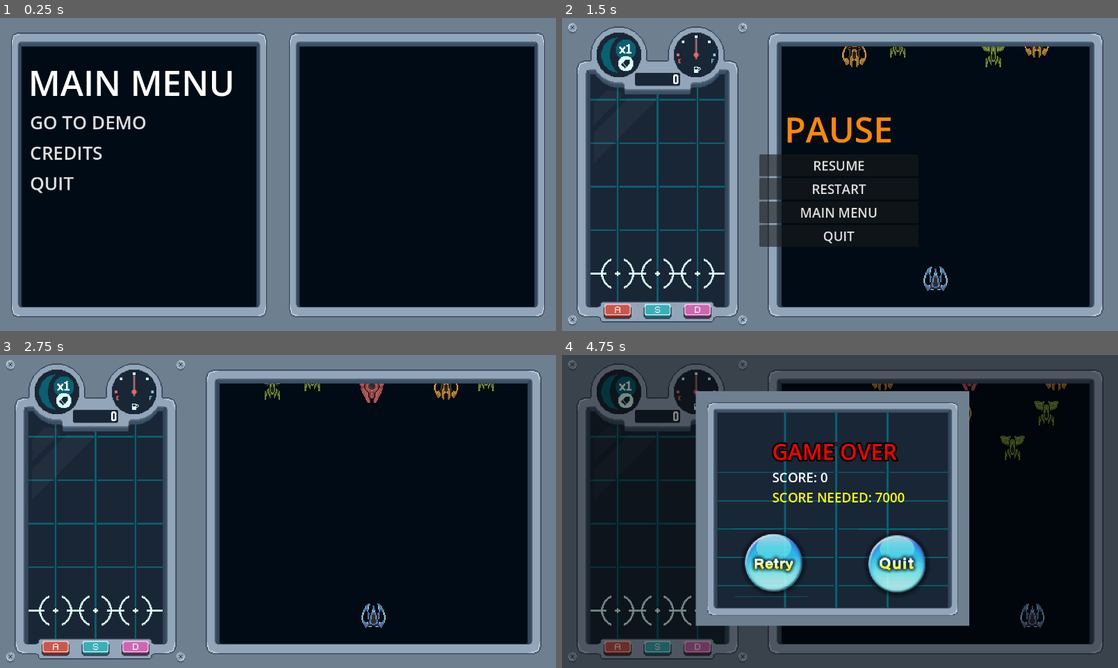
Above: before the commit, frames 1-4 (two rows, left to right).
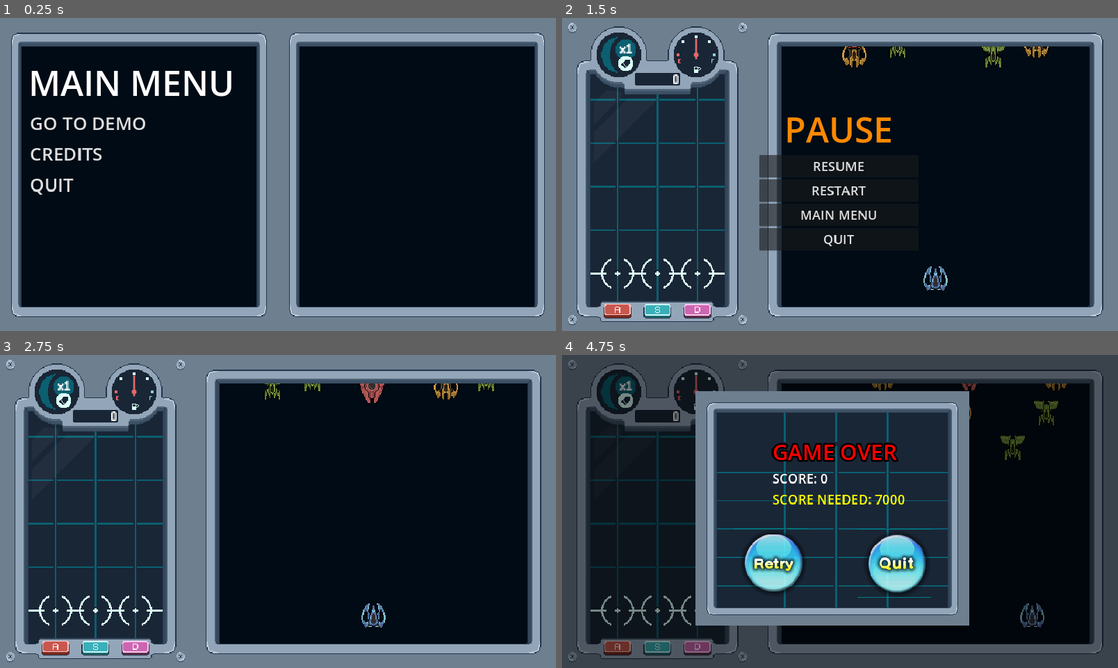
Above: after the commit, the same moments.

Repository: diego-acevedo/grabeaty
Game: Godot game, scene res://scenes/MENUS/main_menu.tscn
The game is run twice, just before and just after one commit, with the same random seed, the same clock (stepped at 60 frames per second) and the same inputs.
Inputs (mouse positions are in pixels of both pictures, inside the frame that each line leads up to):
- Up to frame 1 (0.25 s): no input
- Up to frame 2 (1.5 s): click "GO TO DEMO" at 0.5 s; tap Enter (Pause) at 1.25 s; hold Right (move_right) from 1.28 s (still down)
- Up to frame 3 (2.75 s): release Right (move_right) at 2 s; click "RESTART" at 2 s
- Up to frame 4 (4.75 s): hold Left (move_left) 2.78-3.5 s; click (773, 561) at 3.5 s; hold Right (move_right) from 4.28 s (still down)

The runs differ from the first frame. In frame 1, 1.3% of the frame differs, in the area x 2-98%, y 4-96%; in frame 2, 2.3%; in frame 3, 1.3%; in frame 4, 3.1%, in the area x 1-98%, y 1-98%.

Commit message:
feat: change sprite to notes

Diff:
--- a/project.godot
+++ b/project.godot
@@ -20,7 +20,6 @@
 window/size/viewport_width=1280
 window/size/viewport_height=720
 window/stretch/mode="canvas_items"
-window/stretch/scale_mode="integer"
 
 [input]
 
--- a/scenes/rythm/note.tscn
+++ b/scenes/rythm/note.tscn
@@ -1,7 +1,7 @@
 [gd_scene load_steps=4 format=3 uid="uid://ug85r7bb4k6j"]
 
 [ext_resource type="Script" path="res://scripts/rythm/note.gd" id="1_kjgis"]
-[ext_resource type="Texture2D" uid="uid://b7xe1ldr7cv3s" path="res://assets/sprites/CirculoBlanco.png" id="2_3bou3"]
+[ext_resource type="Texture2D" uid="uid://bjfgfq7ttf2be" path="res://assets/sprites/celestial_objects.png" id="2_skxyq"]
 
 [sub_resource type="RectangleShape2D" id="RectangleShape2D_a344c"]
 size = Vector2(30, 12)
@@ -9,10 +9,11 @@
 [node name="NOTA" type="Area2D"]
 script = ExtResource("1_kjgis")
 
-[node name="Circulo_Sprite" type="Sprite2D" parent="."]
-modulate = Color(0.763574, 0.00254073, 0.974554, 1)
-scale = Vector2(0.25, 0.25)
-texture = ExtResource("2_3bou3")
+[node name="NoteSprite" type="Sprite2D" parent="."]
+texture = ExtResource("2_skxyq")
+hframes = 12
+vframes = 8
+frame = 77
 
 [node name="Colision" type="CollisionShape2D" parent="."]
 shape = SubResource("RectangleShape2D_a344c")
--- a/scripts/rythm/note.gd
+++ b/scripts/rythm/note.gd
@@ -1,6 +1,6 @@
 extends Area2D
 
-@onready var circulo_sprite: Sprite2D = $Circulo_Sprite
+@onready var note_sprite: Sprite2D = $NoteSprite
 @onready var score_manager: Control = $"../../../../ScoreManager"
 
 var speed = 200
@@ -26,8 +26,8 @@
 
 func changeColor(color):
 	if (color == "center"):
-		circulo_sprite.set_modulate(Color(0.231, 0.686, 0.722, 1))
+		note_sprite.frame_coords.x = 5
 	elif (color == "left"):
-		circulo_sprite.set_modulate(Color(0.788, 0.341, 0.306, 1))
+		note_sprite.frame_coords.x = 4
 	elif (color == "right"):
-		circulo_sprite.set_modulate(Color(0.804, 0.4, 0.694, 1))
+		note_sprite.frame_coords.x = 7
